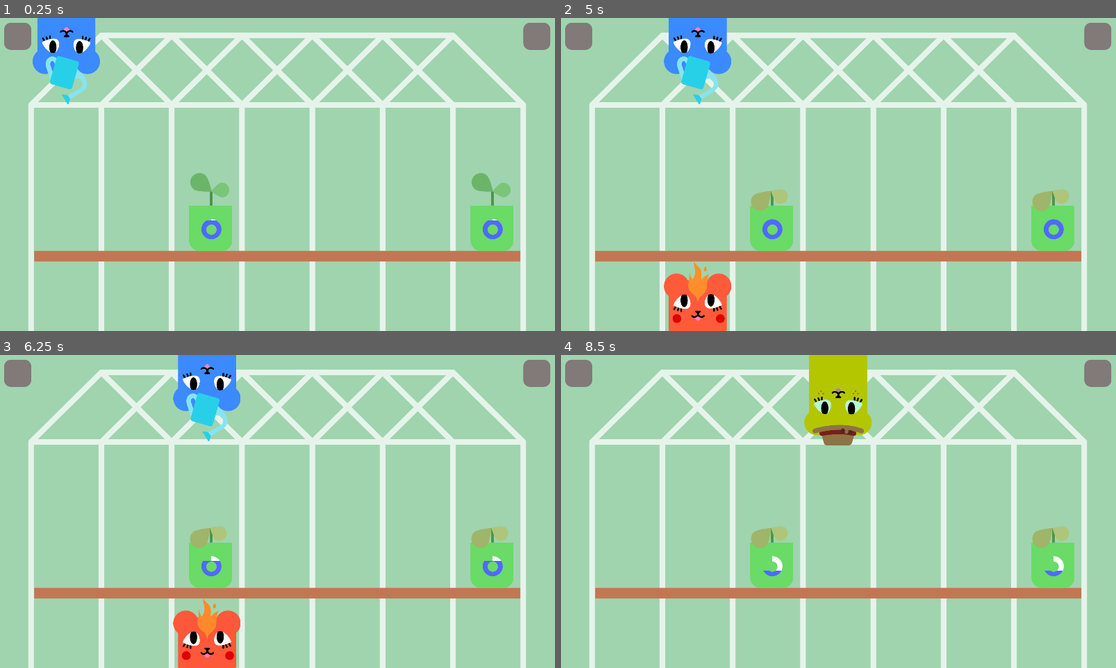
Above: before the commit, frames 1-4 (two rows, left to right).
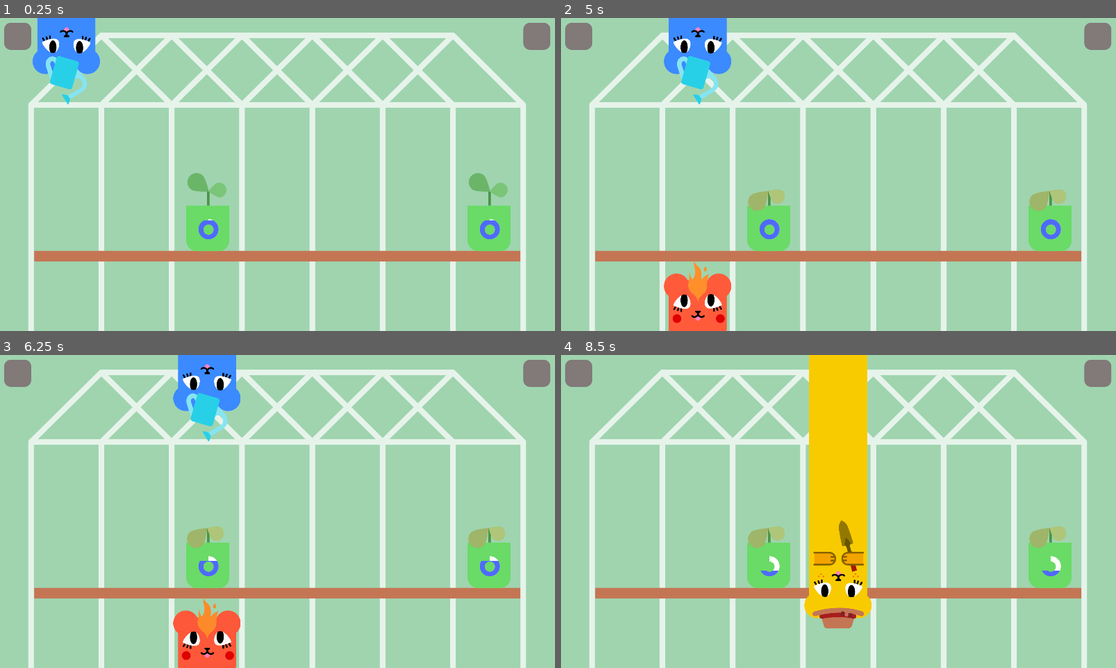
Above: after the commit, the same moments.

Repository: Janakanty/Mongoose-Garden
Game: Godot game, scene res://src/mainGamePlay/main.tscn
Two runs of this game, one before a commit and one after it. Both use one fixed random seed, a clock stepped at 60 frames per second and the inputs below.
Inputs:
- Up to frame 1 (0.25 s): no input
- Up to frame 2 (5 s): hold Right (right) 0.53-1.28 s; tap Enter at 1.25, 2.75 s; hold Down (down) 1.28-2.03 s; tap Space at 2, 4.25 s; hold Right (right) 2.03-2.78 s; hold Up (up) 2.78-3.53 s; hold Left (left) from 3.53 s (still down)
- Up to frame 3 (6.25 s): release Left (left) at 5.03 s; hold Down (down) 5.03-5.78 s; hold Right (right) from 5.78 s (still down)
- Up to frame 4 (8.5 s): tap Enter at 6.5 s; release Right (right) at 6.53 s; hold Up (up) 6.53-7.28 s; tap Space at 7.25 s; hold Right (right) 7.28-8.03 s; hold Down (down) from 8.03 s (still down)

The runs differ from the first frame. In frame 1, 0.8% of the frame differs, in the area x 33-93%, y 49-75%; in frame 2, 0.8%; in frame 3, 0.8%; in frame 4, 9.9%, in the area x 33-93%, y 0-88%.

Commit message:
0.75

Diff:
--- a/src/mainGamePlay/main.tscn
+++ b/src/mainGamePlay/main.tscn
@@ -177,6 +177,26 @@
 margin_bottom = 1080.0
 texture = ExtResource( 4 )
 
+[node name="mongooses" type="Control" parent="."]
+margin_left = 231.0
+margin_right = 231.0
+__meta__ = {
+"_edit_use_anchors_": false
+}
+
+[node name="water" parent="mongooses" instance=ExtResource( 2 )]
+margin_top = -59.0
+margin_right = 119.0
+margin_bottom = 280.0
+
+[node name="garden" parent="mongooses" instance=ExtResource( 5 )]
+margin_top = -1046.0
+margin_bottom = -46.9999
+
+[node name="fire" parent="mongooses" instance=ExtResource( 6 )]
+margin_top = 1094.0
+margin_bottom = 1437.0
+
 [node name="plantControl" type="Control" parent="."]
 anchor_right = 1.0
 anchor_bottom = 1.0
@@ -184,26 +204,6 @@
 __meta__ = {
 "_edit_use_anchors_": false
 }
-
-[node name="mongooses" type="Control" parent="."]
-margin_left = 231.0
-margin_right = 231.0
-__meta__ = {
-"_edit_use_anchors_": false
-}
-
-[node name="water" parent="mongooses" instance=ExtResource( 2 )]
-margin_top = -59.0
-margin_right = 119.0
-margin_bottom = 280.0
-
-[node name="garden" parent="mongooses" instance=ExtResource( 5 )]
-margin_top = -1046.0
-margin_bottom = -47.0
-
-[node name="fire" parent="mongooses" instance=ExtResource( 6 )]
-margin_top = 1094.0
-margin_bottom = 1437.0
 
 [node name="changeMongoose" type="AnimationPlayer" parent="."]
 anims/RESET = SubResource( 1 )
--- a/src/mainGamePlay/plantControl.gd
+++ b/src/mainGamePlay/plantControl.gd
@@ -31,19 +31,19 @@
 		var rng = rand_number()
 		match rng:
 			0:
-				next_plant.rect_position = Vector2(221,360)
+				next_plant.rect_position = Vector2(211,360)
 			1:
-				next_plant.rect_position = Vector2(464,360)
+				next_plant.rect_position = Vector2(454,360)
 			2:
-				next_plant.rect_position = Vector2(707,360)
+				next_plant.rect_position = Vector2(697,360)
 			3:
-				next_plant.rect_position = Vector2(950,360)
+				next_plant.rect_position = Vector2(940,360)
 			4:
-				next_plant.rect_position = Vector2(1193,360)
+				next_plant.rect_position = Vector2(1183,360)
 			5:
-				next_plant.rect_position = Vector2(1436,360)
+				next_plant.rect_position = Vector2(1426,360)
 			6:
-				next_plant.rect_position = Vector2(1679,360)
+				next_plant.rect_position = Vector2(1669,360)
 		next_plant.my_column = rng + 1
 		plant_slots[rng] = 1
 		add_child(next_plant)
--- a/src/mongooses/fireMongoose/fireMongoose.gd
+++ b/src/mongooses/fireMongoose/fireMongoose.gd
@@ -1,7 +1,6 @@
 extends Control
 
-var active: bool = true
-
+var active: bool = false
 func _ready():
 	pass # Replace with function body.
 
--- a/src/mongooses/gardererMongoose/gardenMongoose.gd
+++ b/src/mongooses/gardererMongoose/gardenMongoose.gd
@@ -1,6 +1,6 @@
 extends Control
 
-var active: bool = true
+var active: bool = false
 
 func _ready():
 	pass # Replace with function body.
@@ -20,3 +20,8 @@
 
 func powerOFF():
 	$power.play_backwards("powerON")
+
+
+func _on_Area2D_area_entered(area):
+	if area.is_in_group("plant"):
+		area.get_parent().taken_off_the_board()
--- a/src/mongooses/gardererMongoose/gardenMongoose.tscn
+++ b/src/mongooses/gardererMongoose/gardenMongoose.tscn
@@ -1,7 +1,8 @@
-[gd_scene load_steps=5 format=2]
+[gd_scene load_steps=7 format=2]
 
 [ext_resource path="res://src/mongooses/gardererMongoose/gardenMongoose.gd" type="Script" id=1]
 [ext_resource path="res://graphics/mongooses/garden/gardener mongoose.png" type="Texture" id=2]
+[ext_resource path="res://graphics/mongooses/garden/gardener mongoose paws.png" type="Texture" id=3]
 
 [sub_resource type="Animation" id=1]
 length = 0.001
@@ -29,22 +30,38 @@
 "update": 0,
 "values": [ Color( 1, 1, 1, 1 ) ]
 }
+tracks/2/type = "value"
+tracks/2/path = NodePath(".:rect_position")
+tracks/2/interp = 1
+tracks/2/loop_wrap = true
+tracks/2/imported = false
+tracks/2/enabled = true
+tracks/2/keys = {
+"times": PoolRealArray( 0 ),
+"transitions": PoolRealArray( 1 ),
+"update": 0,
+"values": [ Vector2( -117, -2 ) ]
+}
 
 [sub_resource type="Animation" id=2]
 resource_name = "powerON"
-length = 0.5
+length = 0.4
+step = 0.05
 tracks/0/type = "value"
-tracks/0/path = NodePath("texture:modulate")
+tracks/0/path = NodePath(".:rect_position")
 tracks/0/interp = 1
 tracks/0/loop_wrap = true
 tracks/0/imported = false
 tracks/0/enabled = true
 tracks/0/keys = {
-"times": PoolRealArray( 0, 0.5 ),
-"transitions": PoolRealArray( 1, 1 ),
+"times": PoolRealArray( 0, 0.4 ),
+"transitions": PoolRealArray( 0.5, 0.5 ),
 "update": 0,
-"values": [ Color( 1, 1, 1, 1 ), Color( 0.694118, 0.968627, 0.811765, 1 ) ]
+"values": [ Vector2( -117, -686 ), Vector2( -117, -55 ) ]
 }
+
+[sub_resource type="RectangleShape2D" id=3]
+extents = Vector2( 114, 33 )
 
 [node name="mongoose" type="Control"]
 margin_left = -117.0
@@ -66,6 +83,36 @@
 "_edit_use_anchors_": false
 }
 
+[node name="pows" type="TextureRect" parent="."]
+visible = false
+anchor_top = 0.033
+anchor_right = 1.0
+anchor_bottom = 0.934
+margin_left = 32.0
+margin_top = 596.033
+margin_right = -30.0
+margin_bottom = -134.066
+texture = ExtResource( 3 )
+flip_v = true
+__meta__ = {
+"_edit_use_anchors_": false
+}
+
 [node name="power" type="AnimationPlayer" parent="."]
 anims/RESET = SubResource( 1 )
 anims/powerON = SubResource( 2 )
+
+[node name="Light2D" type="Light2D" parent="."]
+light_mask = 3
+position = Vector2( 119, 714 )
+scale = Vector2( 1.01547, -1.04272 )
+texture = ExtResource( 3 )
+mode = 2
+
+[node name="Area2D" type="Area2D" parent="."]
+
+[node name="CollisionShape2D" type="CollisionShape2D" parent="Area2D"]
+position = Vector2( 122, 736 )
+shape = SubResource( 3 )
+
+[connection signal="area_entered" from="Area2D" to="." method="_on_Area2D_area_entered"]
--- a/src/plants/lobdilla/lobdilla.gd
+++ b/src/plants/lobdilla/lobdilla.gd
@@ -1,5 +1,6 @@
 extends Control
 
+onready var tween = get_node("Tween")
 
 #zmienne rośliny
 onready var regres_bar = $regres
@@ -11,10 +12,12 @@
 var plant_condition = 2 #stan rośliny
 var time_down = 5.0 # czas w którym roślina zdycha
 var ready = 0 #czy jest gotowa do wzicia 0 - nie, 1 - tak
+var my_x_position
 
 
 func _ready():
 	timer_down.wait_time = time_down
+	my_x_position = rect_position.x
 
 func _process(delta):
 	lose_way()
@@ -119,7 +122,11 @@
 func taken_off_the_board():
 	if ready == 1:
 		Global.point += 1
-	queue_free()
+		tween.interpolate_property($".","rect_global_position", null, Vector2(my_x_position,-1000),0.4, Tween.TRANS_LINEAR, Tween.EASE_IN_OUT)
+		tween.start()
+		#tutaj zrobić aktualne punkty
+
+
 
 func reset_condition():
 	timer_down.start()
@@ -140,3 +147,7 @@
 			plant_level = 2
 		progres_bar.value = 0
 		check_plant_condition()
+
+
+func _on_AnimationPlayer_animation_finished(anim_name):
+	queue_free()
--- a/src/plants/lobdilla/lobdilla.tscn
+++ b/src/plants/lobdilla/lobdilla.tscn
@@ -12,15 +12,50 @@
 [ext_resource path="res://src/plants/x.tscn" type="PackedScene" id=10]
 [ext_resource path="res://graphics/interface/progresBar.png" type="Texture" id=11]
 
+[sub_resource type="RectangleShape2D" id=1]
+extents = Vector2( 92, 17 )
+
+[sub_resource type="Animation" id=3]
+length = 0.001
+tracks/0/type = "value"
+tracks/0/path = NodePath(".:rect_position")
+tracks/0/interp = 1
+tracks/0/loop_wrap = true
+tracks/0/imported = false
+tracks/0/enabled = true
+tracks/0/keys = {
+"times": PoolRealArray( 0 ),
+"transitions": PoolRealArray( 1 ),
+"update": 0,
+"values": [ Vector2( -88, 1 ) ]
+}
+
+[sub_resource type="Animation" id=2]
+resource_name = "up"
+length = 0.5
+tracks/0/type = "value"
+tracks/0/path = NodePath(".:rect_position")
+tracks/0/interp = 1
+tracks/0/loop_wrap = true
+tracks/0/imported = false
+tracks/0/enabled = true
+tracks/0/keys = {
+"times": PoolRealArray( 0, 0.5 ),
+"transitions": PoolRealArray( 1, 1 ),
+"update": 0,
+"values": [ Vector2( -88, 1 ), Vector2( -88, -1170 ) ]
+}
+
 [node name="plant" type="Control"]
+light_mask = 3
 anchor_left = -0.036
 anchor_top = 0.001
 anchor_right = 0.052
-anchor_bottom = 0.515
-margin_left = -23.88
+anchor_bottom = 0.614
+margin_left = -18.88
 margin_top = -0.08
-margin_right = -22.84
-margin_bottom = 0.799927
+margin_right = -18.88
+margin_bottom = -0.0800781
 rect_pivot_offset = Vector2( 93, 0 )
 script = ExtResource( 1 )
 __meta__ = {
@@ -136,5 +171,17 @@
 wait_time = 5.0
 autostart = true
 
+[node name="Area2D" type="Area2D" parent="." groups=["plant"]]
+
+[node name="CollisionShape2D" type="CollisionShape2D" parent="Area2D"]
+position = Vector2( 91, 332 )
+shape = SubResource( 1 )
+
+[node name="AnimationPlayer" type="AnimationPlayer" parent="."]
+anims/RESET = SubResource( 3 )
+anims/up = SubResource( 2 )
+
+[node name="Tween" type="Tween" parent="."]
+
 [connection signal="value_changed" from="progres" to="." method="_on_progres_value_changed"]
 [connection signal="timeout" from="Timer_to_lose" to="." method="_on_Timer_to_lose_timeout"]
Not shown: 1 places in src/plants/lobdilla/lobdilla.tscn that only renumber resources
